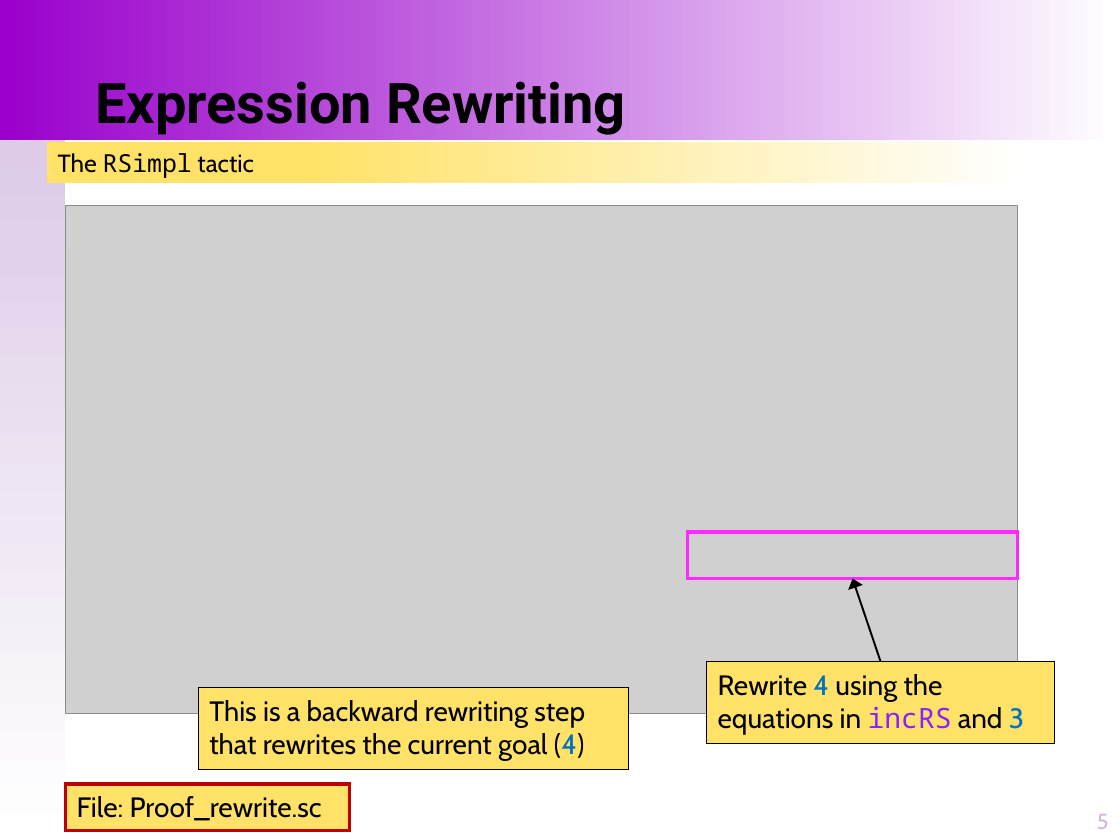
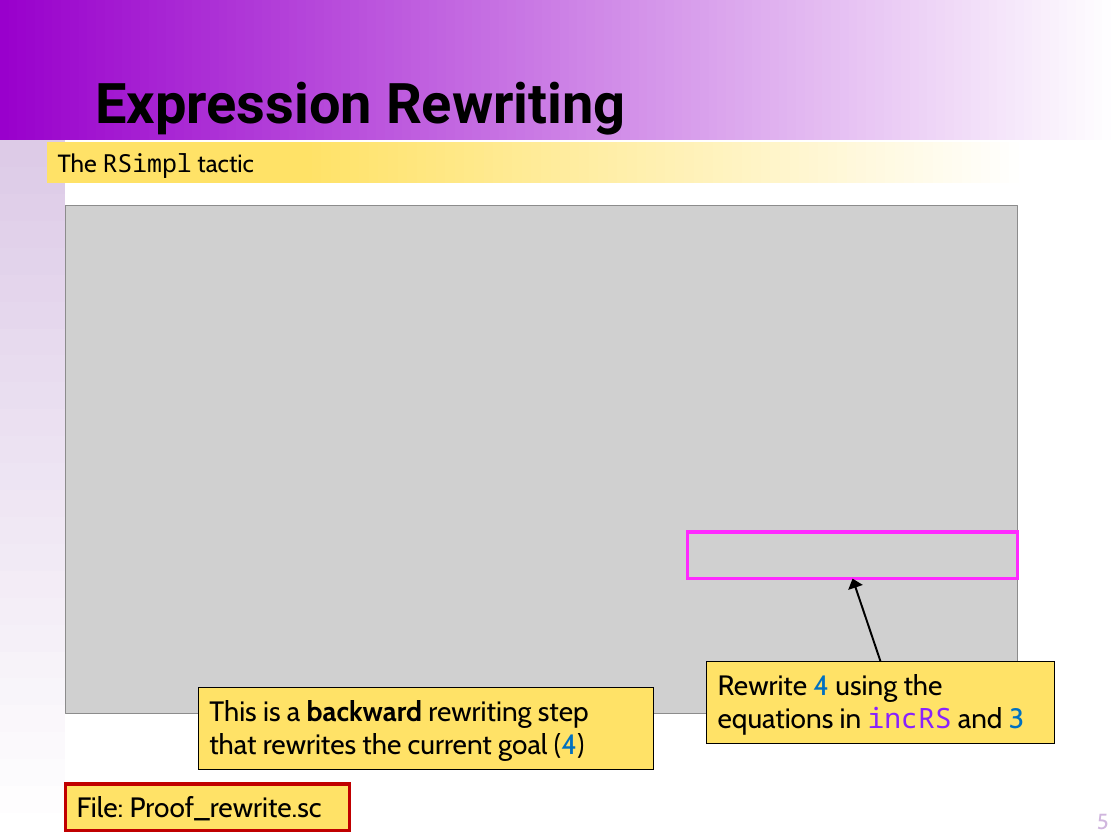
Before and after one commit to santoslab/stress24, a slide deck: slide 5 of slides/A-01-01-Proofs-Rewriting.pptx. Drawn at 1120x840 pixels with LibreOffice and Linux fonts; fonts in the diff are those of the drawing; grey boxes stand for pictures. Boxes give left, top, right and bottom in pixels: in the first picture for what was removed or moved away, otherwise in the second. Text is boxed around its words. In the diff, an @@ line names an element or a change of style, - is before the commit and + after.

```diff
--- a/slides/A-01-01-Proofs-Rewriting.pptx
+++ b/slides/A-01-01-Proofs-Rewriting.pptx
@@ rectangle "This is a backward rewriting ...": place and size @@
-rectangle "This is a backward rewriting ..." at [198,688,628,769]
+rectangle "This is a backward rewriting ..." at [198,688,653,769]
@@ rectangle "This is a backward rewriting ..." at [198,688,653,769]: bold on in "backward" @@
```
Also in this commit, not shown: 2 other slides changed, 1 other file.
